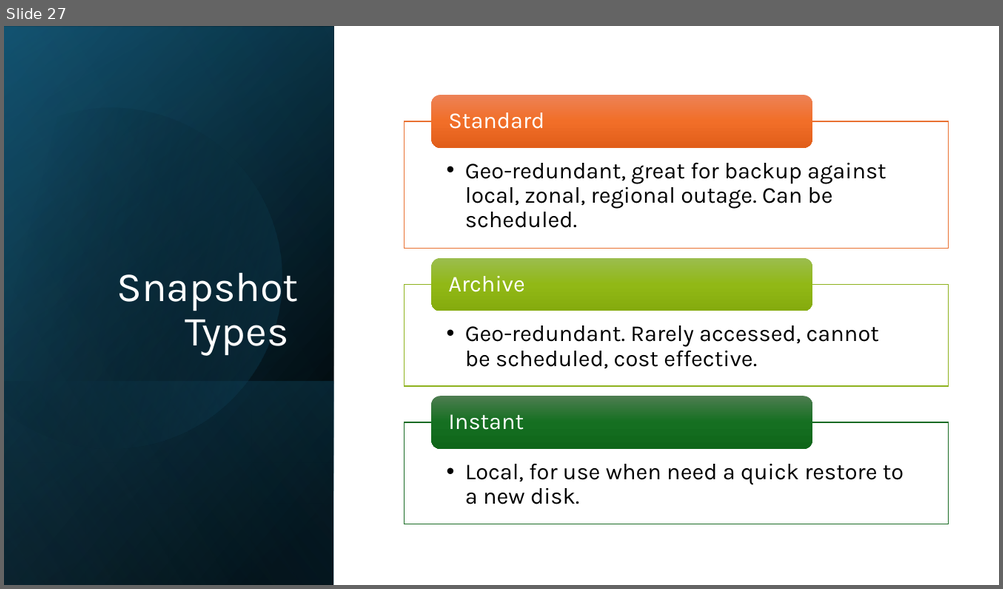
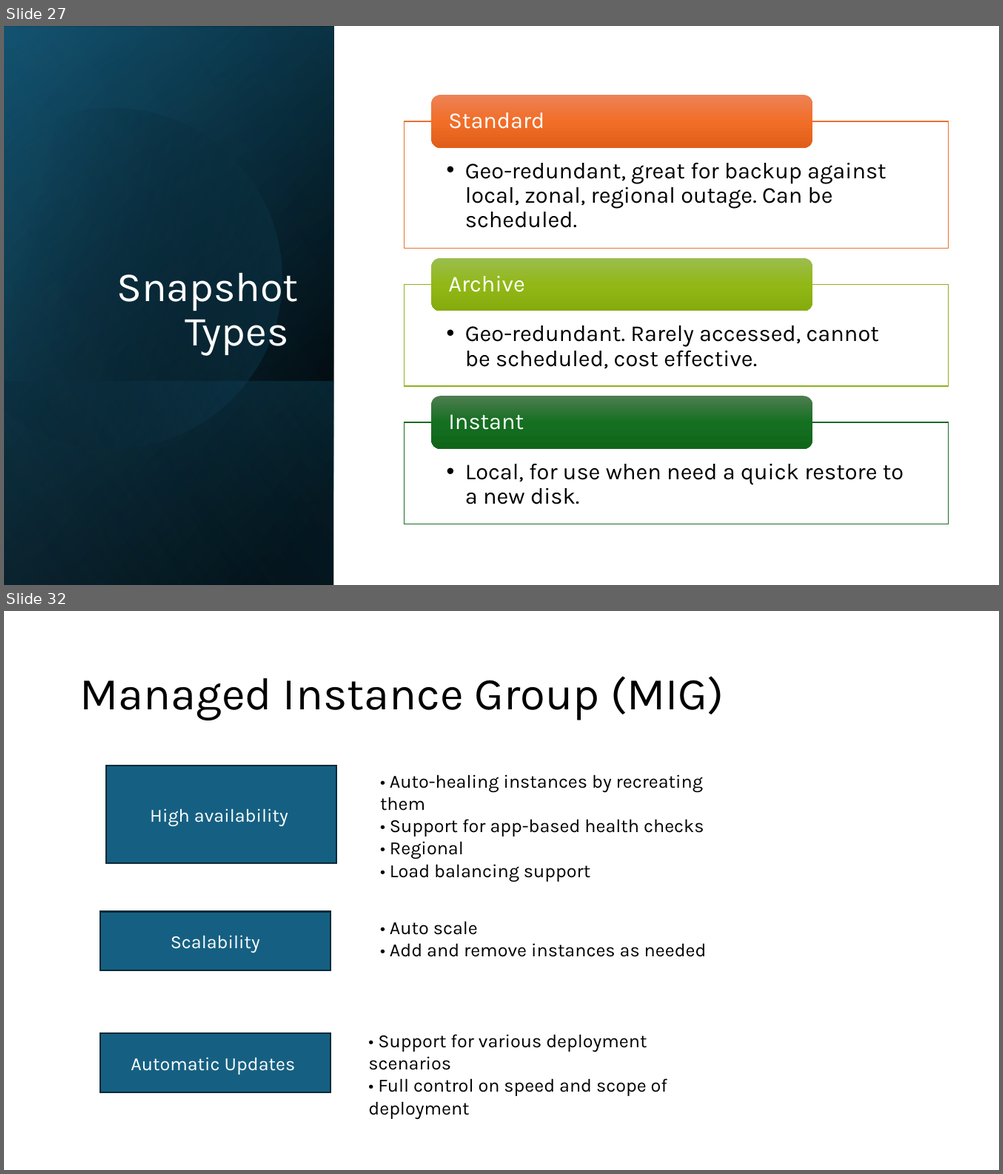
Before and after one commit to lkdrall/GCP-Professional, a slide deck: Module-2 Project, Compute.pptx. Shown one above the other, each under a label of ours: slide 27 before the commit, slides 27 and 32 after it; the slides between them are not shown. The pictures are 1003x589 and 1003x1174 pixels, drawn with LibreOffice and Linux fonts; fonts in the diff are those of the drawing. Boxes give left, top, right and bottom in pixels: in the first picture for what was removed or moved away, otherwise in the second. Text is boxed around its words. In the diff, an @@ line names an element or a change of style, - is before the commit and + after.

```diff
--- a/Module-2 Project, Compute.pptx
+++ b/Module-2 Project, Compute.pptx
@@ slide 32 added at <box>4,611,999,1170</box>, background #FFFFFF @@
@@ title added at <box>79,676,723,721</box>, 44 pt, text #000000 @@
+Managed Instance Group (MIG)
@@ rectangle added at <box>106,766,336,863</box>, fill #156082, outline #092A39 1.5 pt, 18 pt, text #FFFFFF @@
+High availability
@@ text added at <box>380,775,704,882</box>, 18 pt, text #000000 @@
+• Auto-healing instances by recreating them
+• Support for app-based health checks
+• Regional
+• Load balancing support
@@ rectangle added at <box>100,911,330,971</box>, fill #156082, outline #092A39 1.5 pt, 18 pt, text #FFFFFF @@
+Scalability
@@ text added at <box>390,921,706,957</box>, 18 pt, text #000000 @@
+• Auto scale
+• Add and remove instances as needed
@@ rectangle added at <box>100,1034,330,1093</box>, fill #156082, outline #092A39 1.5 pt, 18 pt, text #FFFFFF @@
+Automatic Updates
@@ text added at <box>368,1034,667,1096</box>, 18 pt, text #000000 @@
+• Support for various deployment scenarios
+• Full control on speed and scope of deployment
```
Also in this commit, not shown: 8 other slides added.
